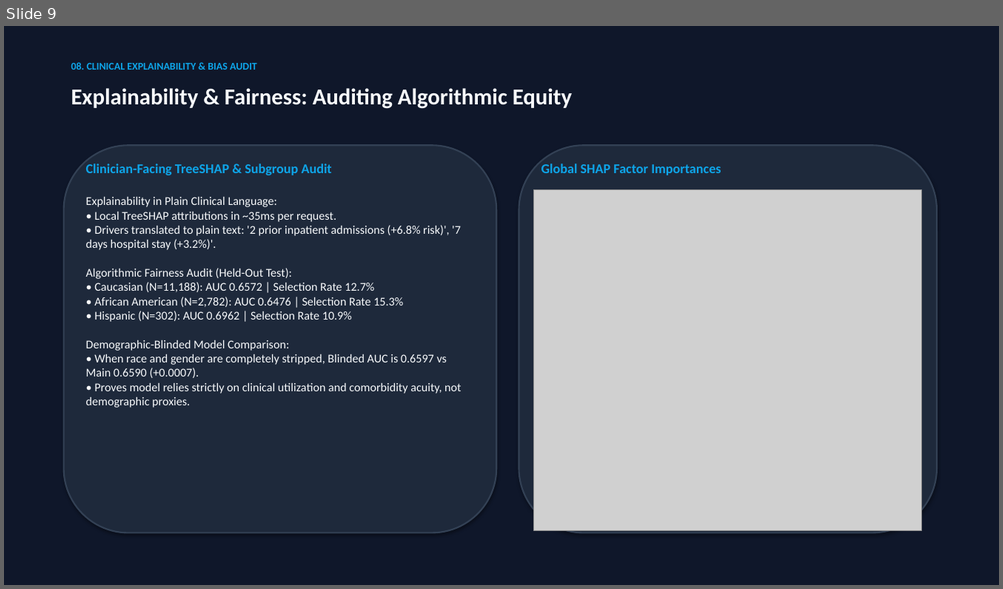
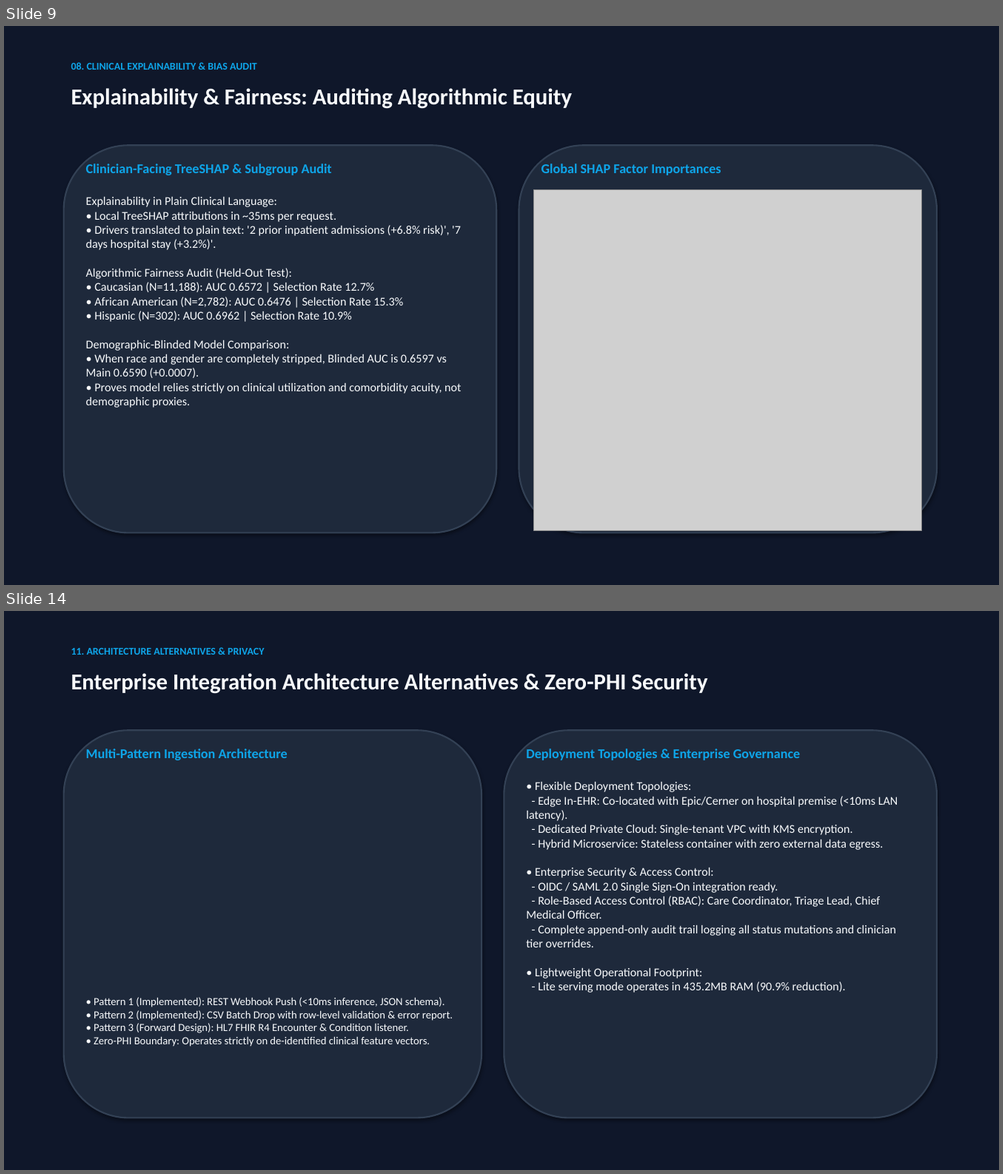
Before and after one commit to Tribhuwansingh2023/ReadmitIQ, a slide deck: docs/presentation/ReadmitIQ_deck.pptx. Shown one above the other, each under a label of ours: slide 9 before the commit, slides 9 and 14 after it; the slides between them are not shown. The pictures are 1003x589 and 1003x1174 pixels, drawn with LibreOffice and Linux fonts; fonts in the diff are those of the drawing; grey boxes stand for pictures. Boxes give left, top, right and bottom in pixels: in the first picture for what was removed or moved away, otherwise in the second. Text is boxed around its words. In the diff, an @@ line names an element or a change of style, - is before the commit and + after.

Commit message:
feat(xai): add Explainable AI v2 layer with local engine, global audit, and clinical UI

```diff
--- a/docs/presentation/ReadmitIQ_deck.pptx
+++ b/docs/presentation/ReadmitIQ_deck.pptx
@@ slide 14 added at (x1=4, y1=611, x2=999, y2=1170), background #FFFFFF @@
@@ rectangle added at (x1=4, y1=611, x2=999, y2=1170), fill #0F172A @@
@@ text added at (x1=71, y1=648, x2=264, y2=655), 10 pt, text #0EA5E9, bold @@
+11. ARCHITECTURE ALTERNATIVES & PRIVACY
@@ text added at (x1=71, y1=673, x2=708, y2=694), 22 pt, text #F8FAFC, bold @@
+Enterprise Integration Architecture Alternatives & Zero-PHI Security
@@ rounded rectangle added at (x1=64, y1=730, x2=481, y2=1119), fill #1E293B, outline #334155 1.5 pt @@
@@ rounded rectangle added at (x1=504, y1=730, x2=936, y2=1119), fill #1E293B, outline #334155 1.5 pt @@
@@ text added at (x1=86, y1=749, x2=287, y2=760), 13 pt, text #0EA5E9, bold @@
+Multi-Pattern Ingestion Architecture
@@ text added at (x1=526, y1=749, x2=800, y2=760), 13 pt, text #0EA5E9, bold @@
+Deployment Topologies & Enterprise Governance
@@ text added at (x1=526, y1=781, x2=897, y2=993), 11.5 pt, text #F8FAFC @@
+• Flexible Deployment Topologies:
+- Edge In-EHR: Co-located with Epic/Cerner on hospital premise (<10ms LAN latency).
+- Dedicated Private Cloud: Single-tenant VPC with KMS encryption.
+- Hybrid Microservice: Stateless container with zero external data egress.
+• Enterprise Security & Access Control:
+- OIDC / SAML 2.0 Single Sign-On integration ready.
+- Role-Based Access Control (RBAC): Care Coordinator, Triage Lead, Chief Medical Officer.
+- Complete append-only audit trail logging all status mutations and clinician tier overrides.
+• Lightweight Operational Footprint:
+- Lite serving mode operates in 435.2MB RAM (90.9% reduction).
@@ text added at (x1=94, y1=997, x2=452, y2=1047), 10.5 pt, text #F8FAFC @@
+• Pattern 1 (Implemented): REST Webhook Push (<10ms inference, JSON schema).
+• Pattern 2 (Implemented): CSV Batch Drop with row-level validation & error report.
+• Pattern 3 (Forward Design): HL7 FHIR R4 Encounter & Condition listener.
+• Zero-PHI Boundary: Operates strictly on de-identified clinical feature vectors.
```
Also in this commit, not shown: 4 slides changed, 4 other slides added, 1 slide removed, 53 other files.
